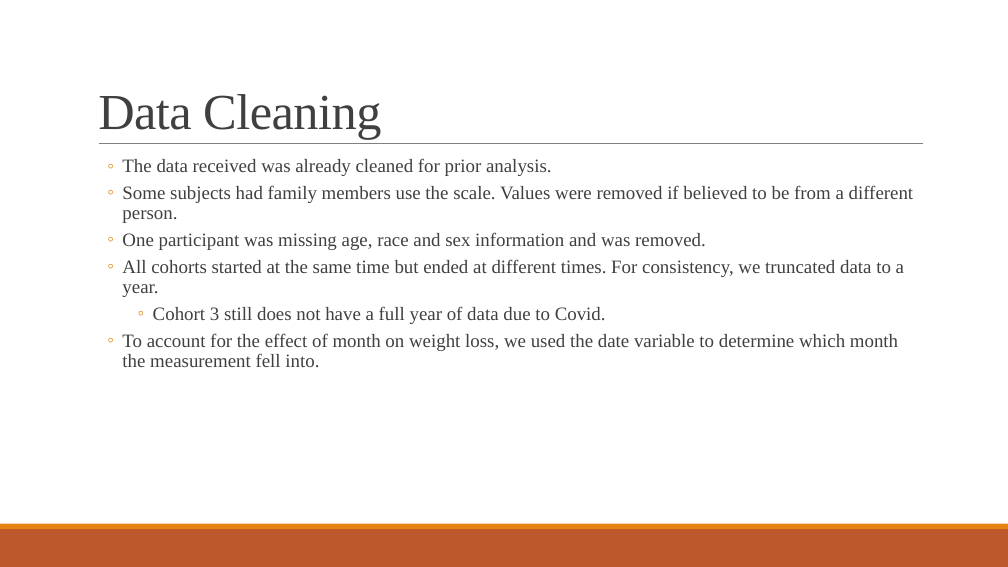
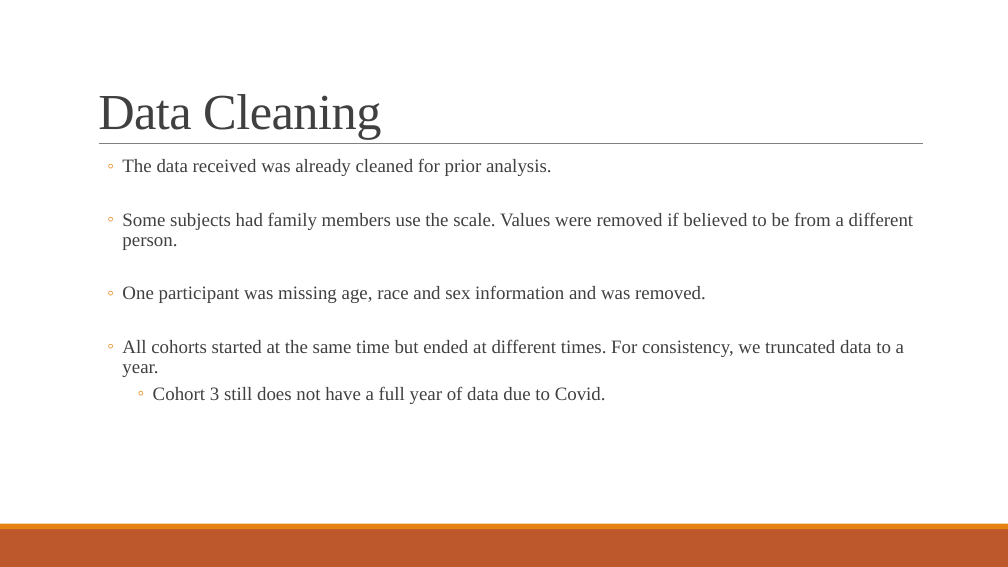
Before and after one commit to samantha-bothwell/BIOS6643_FinalProject, a slide deck: slide 4 of Reports/P3_Presentation.pptx. Drawn at 1008x567 pixels with LibreOffice and Linux fonts; fonts in the diff are those of the drawing. Boxes give left, top, right and bottom in pixels: in the first picture for what was removed or moved away, otherwise in the second. Text is boxed around its words. In the diff, an @@ line names an element or a change of style, - is before the commit and + after.

```diff
--- a/Reports/P3_Presentation.pptx
+++ b/Reports/P3_Presentation.pptx
@@ text at bbox=[122, 333, 898, 367]: paragraph removed @@
-  ◦ To account for the effect of month on weight loss, we used the date variable to determine which month the measurement fell into.
```
Also in this commit, not shown: 7 other slides changed, 1 slide removed, 7 other files.
